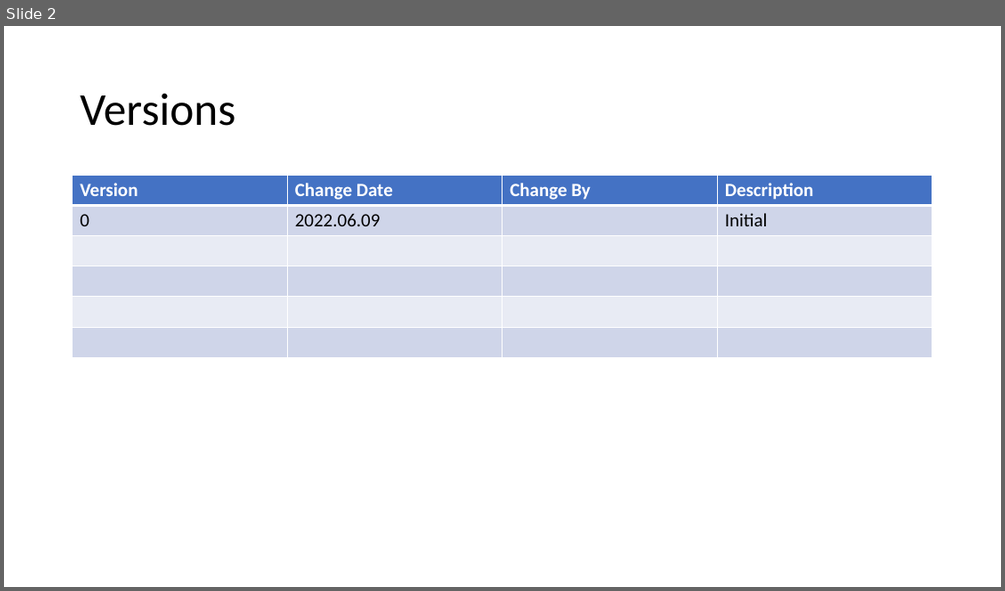
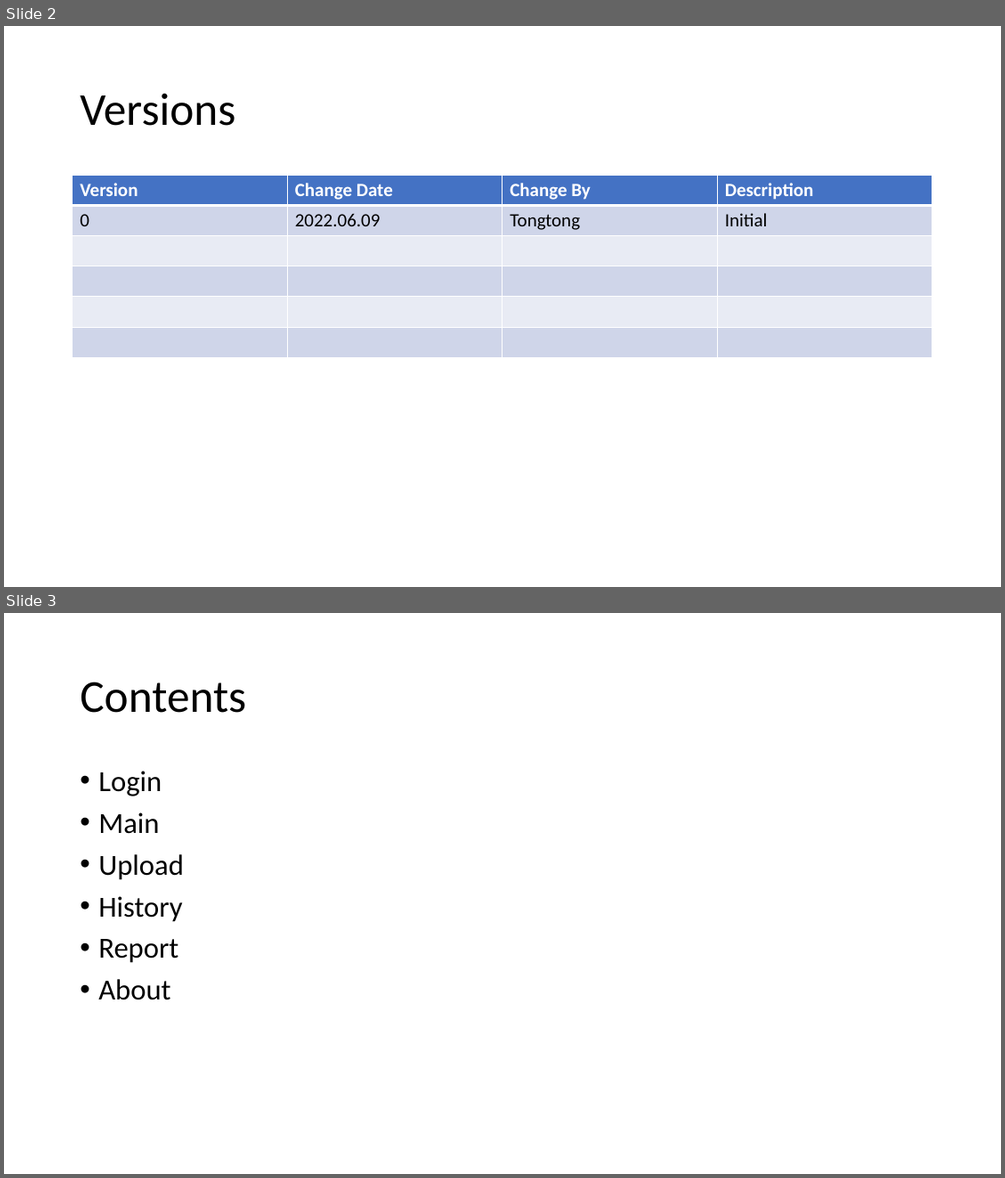
Before and after one commit to ZirconiumZr/UOB_SIT, a slide deck: uob_website/analysis/utils/Voice_To_Text_Analysis_Web_UserGuide.pptx. Shown one above the other, each under a label of ours: slide 2 before the commit, slides 2 and 3 after it. The pictures are 1005x591 and 1005x1178 pixels, drawn with LibreOffice and Linux fonts; fonts in the diff are those of the drawing. Boxes give left, top, right and bottom in pixels: in the first picture for what was removed or moved away, otherwise in the second. Text is boxed around its words. In the diff, an @@ line names an element or a change of style, - is before the commit and + after.

```diff
--- a/uob_website/analysis/utils/Voice_To_Text_Analysis_Web_UserGuide.pptx
+++ b/uob_website/analysis/utils/Voice_To_Text_Analysis_Web_UserGuide.pptx
@@ slide 3 added at (4,613,1001,1174), background #FFFFFF @@
@@ title added at (80,682,246,713), 44 pt, text #000000 @@
+Contents
@@ text added at (98,771,184,1000), 28 pt, text #000000 @@
+• Login
+• Main
+• Upload
+• History
+• Report
+• About
@@ slide 2 changed as well @@
@@ table at (73,176,934,357) @@
-row 2, column 3: 
+row 2, column 3: Tongtong
```
Also in this commit, not shown: 1 other slide changed, 12 other slides added, 1 other file.
